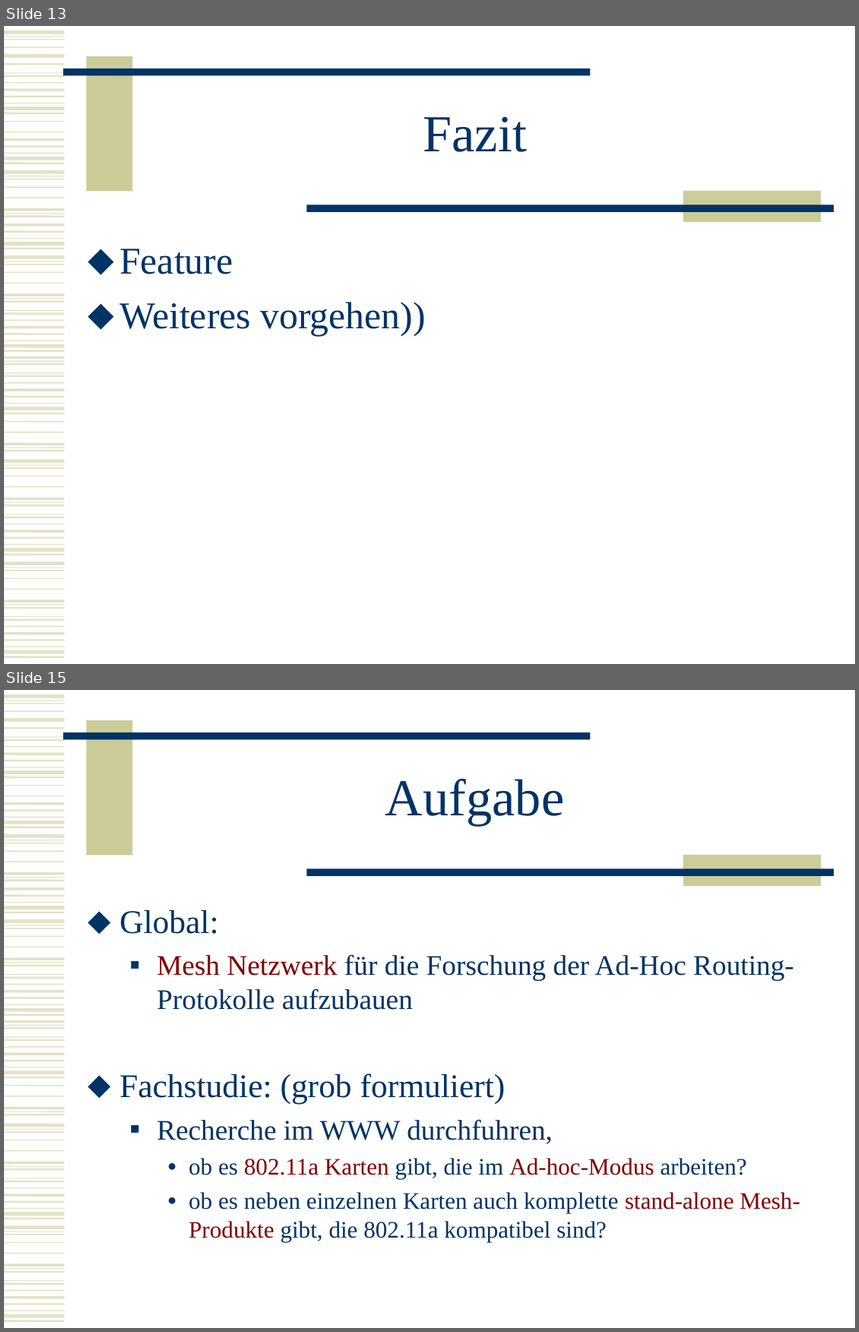
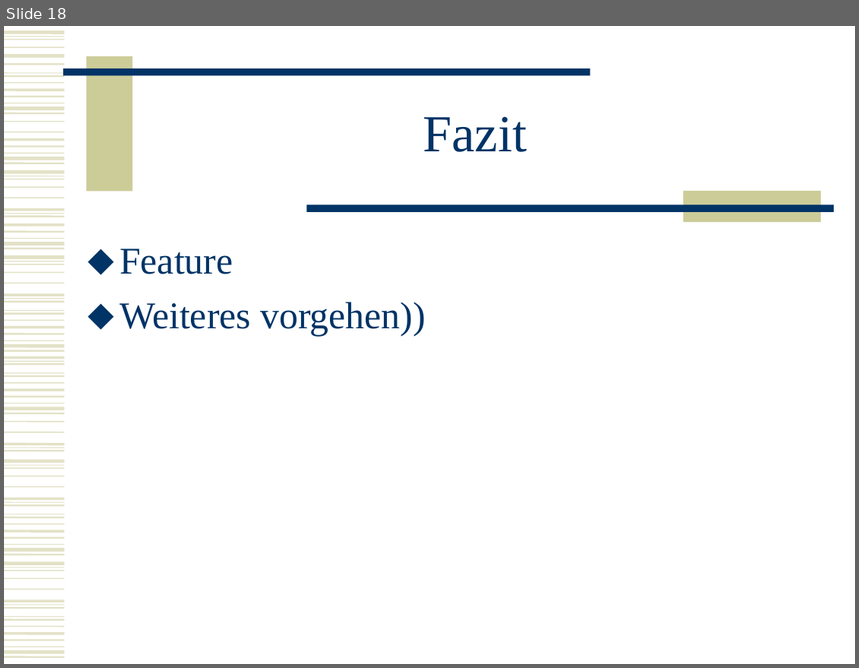
Before and after one commit to BackupTheBerlios/mesh2nexus-svn, a slide deck: documents/folien/MeshNew.ppt. Shown one above the other, each under a label of ours: slides 13 and 15 before the commit, slide 18 after it; the slides between them are not shown. The pictures are 859x1332 and 859x668 pixels, drawn with LibreOffice and Linux fonts; fonts in the diff are those of the drawing. Boxes give left, top, right and bottom in pixels: in the first picture for what was removed or moved away, otherwise in the second. Text is boxed around its words. In the diff, an @@ line names an element or a change of style, - is before the commit and + after.

```diff
--- a/documents/folien/MeshNew.ppt
+++ b/documents/folien/MeshNew.ppt
@@ slide 15 removed at <box>4,690,855,1328</box>, background #FFFFFF; not listed: 102 template elements that a slide beside it also shows @@
@@ title removed at <box>386,779,565,826</box> @@
-Aufgabe
@@ text removed at <box>120,910,800,1242</box> @@
-⬥ Global:
-  ■ Mesh Netzwerk für die Forschung der Ad-Hoc Routing-Protokolle aufzubauen
-⬥ Fachstudie: (grob formuliert)
-  ■ Recherche im WWW durchfuhren,
-    ● ob es 802.11a Karten gibt, die im Ad-hoc-Modus arbeiten?
-    ● ob es neben einzelnen Karten auch komplette stand-alone Mesh-Produkte gibt, die 802.11a kompatibel sind?
@@ what was slide 13 is now slide 18 @@
```
Also in this commit, not shown: 3 slides changed, 3 slides added, 5 other slides removed.
